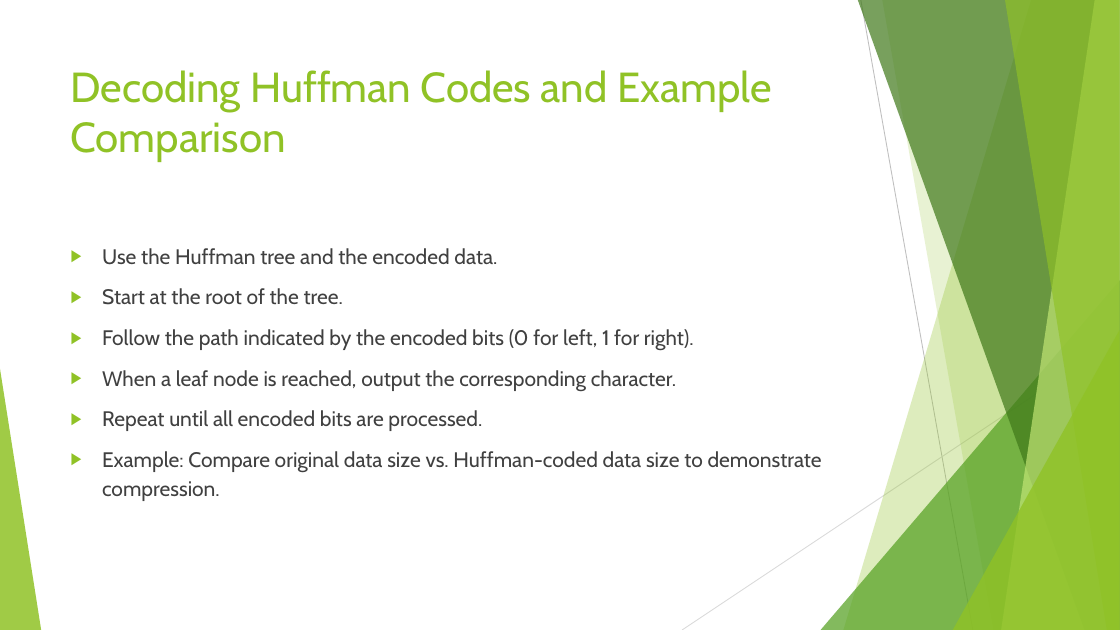
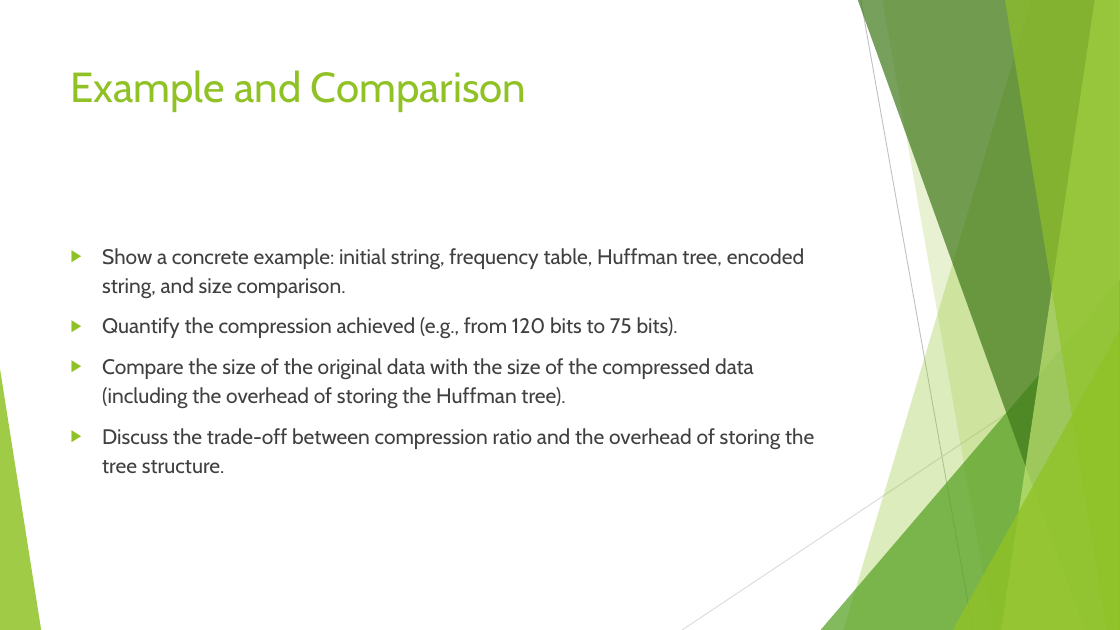
Before and after one commit to shubhamb025/Pdf_to_presentation_GenAI, a slide deck: slide 12 of output/generated_presentation.pptx. Drawn at 1120x630 pixels with LibreOffice and Linux fonts; fonts in the diff are those of the drawing. Boxes give left, top, right and bottom in pixels: in the first picture for what was removed or moved away, otherwise in the second. Text is boxed around its words. In the diff, an @@ line names an element or a change of style, - is before the commit and + after.

```diff
--- a/output/generated_presentation.pptx
+++ b/output/generated_presentation.pptx
@@ title at (71,70,526,112): text changed @@
-Decoding Huffman Codes and Example Comparison
+Example and Comparison
@@ text at (102,248,814,473): text changed @@
-▶ Use the Huffman tree and the encoded data.
-▶ Start at the root of the tree.
-▶ Follow the path indicated by the encoded bits (0 for left, 1 for right).
-▶ When a leaf node is reached, output the corresponding character.
-▶ Repeat until all encoded bits are processed.
-▶ Example: Compare original data size vs. Huffman-coded data size to demonstrate compression.
+▶ Show a concrete example: initial string, frequency table, Huffman tree, encoded string, and size comparison.
+▶ Quantify the compression achieved (e.g., from 120 bits to 75 bits).
+▶ Compare the size of the original data with the size of the compressed data (including the overhead of storing the Huffman tree).
+▶ Discuss the trade-off between compression ratio and the overhead of storing the tree structure.
```
Also in this commit, not shown: 10 other slides changed, 28 other files.
